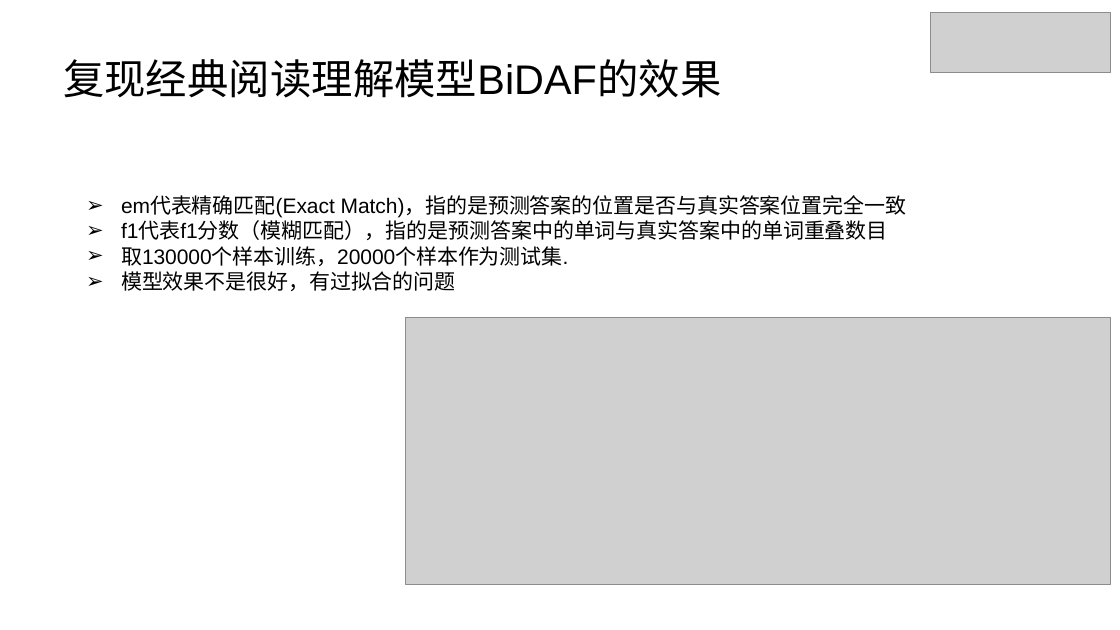
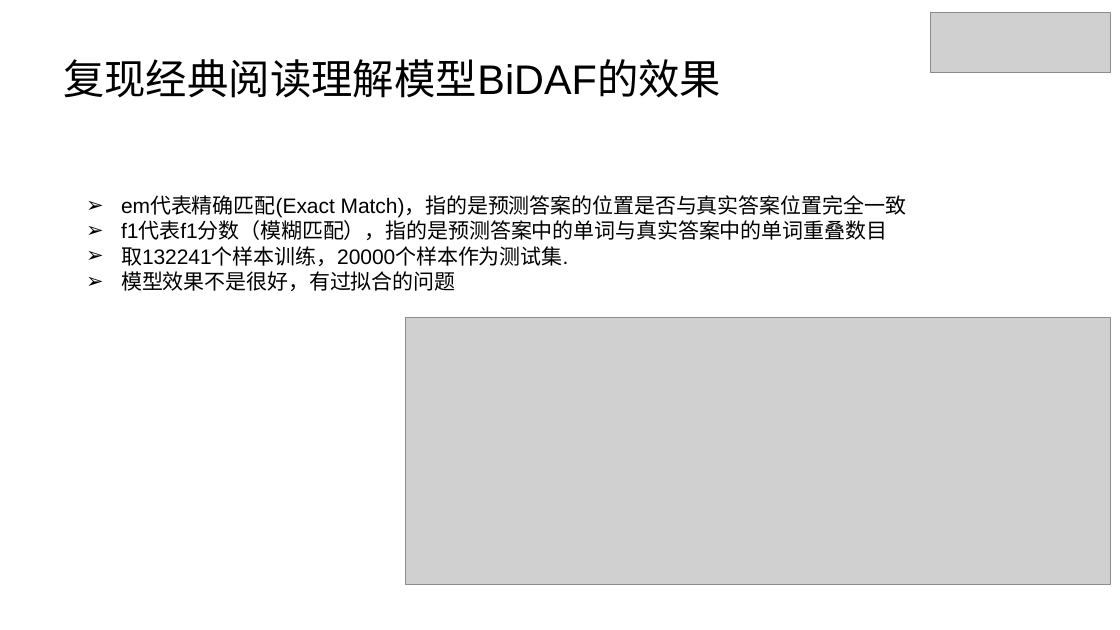
Before and after one commit to xhsun1997/ChineseMRC, a slide deck: slide 18 of 孙相会.pptx. Drawn at 1120x630 pixels with LibreOffice and Linux fonts; fonts in the diff are those of the drawing; grey boxes stand for pictures. Boxes give left, top, right and bottom in pixels: in the first picture for what was removed or moved away, otherwise in the second. Text is boxed around its words. In the diff, an @@ line names an element or a change of style, - is before the commit and + after.

```diff
--- a/孙相会.pptx
+++ b/孙相会.pptx
@@ text at (x1=121, y1=246, x2=568, y2=266): text changed @@
-➢ 取130000个样本训练，20000个样本作为测试集.
+➢ 取132241个样本训练，20000个样本作为测试集.
```
Also in this commit, not shown: 4 other slides changed, 2 other files.
